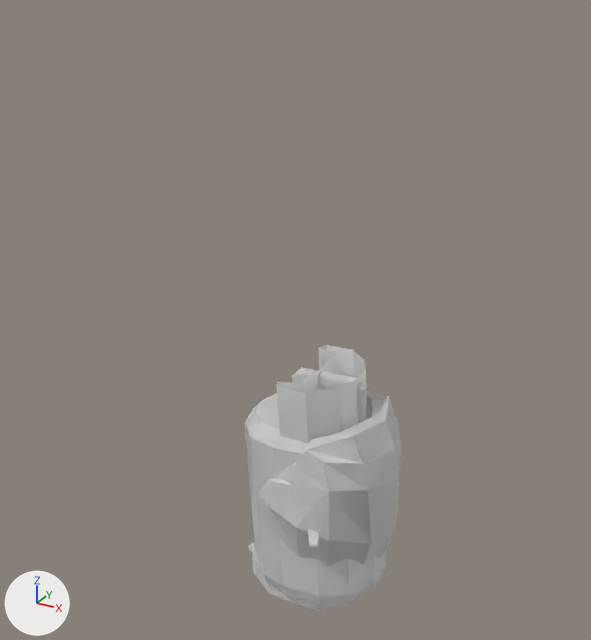
The Blender file blender/portal_gun_blueprints_white_and_blue.blend as it was, and as the next commit left it.
Rendered twice from a 50 mm lens placed at (12.2, -25.8, 13.2), pointed at (-3.4, 2.4, -0.9). Every picture has the same lights, and +X, +Y and +Z are marked at lower left. The same objects are shown in both versions, whatever each file hides.

The first picture shows 'front_core.001', 'front_shell', 'rear_core.002'.
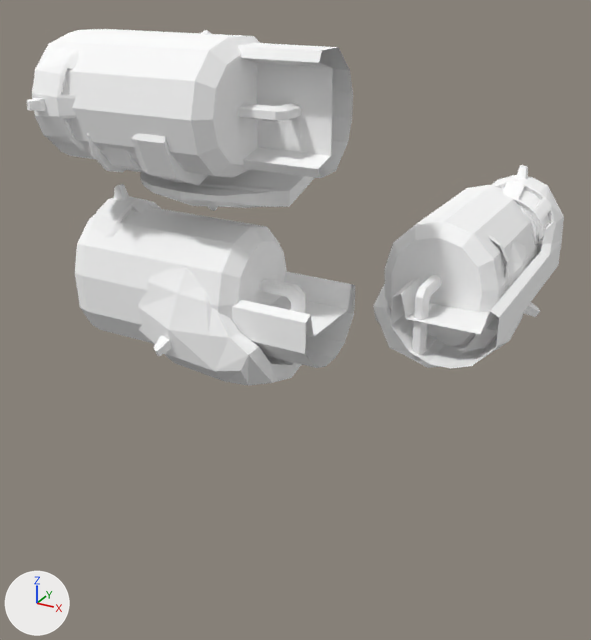
Changed parts and their boxes (x1, y1, x2, y2) in the pictures (591 x 640 px):
'rear_core.002', moved, turned
    before: (244, 367, 386, 604)
    after: (34, 29, 301, 178)
'front_shell', moved, turned
    before: (257, 390, 401, 567)
    after: (138, 268, 302, 386)
'rear_core', turned (not visible before)
    after: (75, 208, 305, 343)
'front_core.001', moved, turned
    before: (248, 345, 366, 611)
    after: (391, 165, 564, 369)
'front_core.002', moved, turned (not visible before)
    after: (27, 43, 353, 178)
'rear_core.001', moved, turned (not visible before)
    after: (385, 184, 537, 361)
'front_core', moved, turned (not visible before)
    after: (91, 184, 355, 368)
'front_shell.002', moved, turned (not visible before)
    after: (140, 30, 314, 211)
'barrel.002', moved, turned (not visible before)
    after: (87, 133, 208, 186)
'front_shell.001', moved, turned (not visible before)
    after: (373, 241, 540, 368)

Diff of the bpy script that builds the scene:
```diff
--- a/blender/portal_gun_blueprints_white_and_blue.blend.py
+++ b/blender/portal_gun_blueprints_white_and_blue.blend.py
@@ ob_rear_core_002 @@
 ob_rear_core_002 = bpy.data.objects.new('rear_core.002', me_w_portalgun_reference_dmx_007)
-ob_rear_core_002.location = (0.0, 0.0, 0.0)
+ob_rear_core_002.location = (0.0, 0.0, 9.0)
+ob_rear_core_002.rotation_euler = (1.571, 0.0, 1.63)  # degrees (90, 0, 93)
@@ ob_rear_core_001 @@
 ob_rear_core_001 = bpy.data.objects.new('rear_core.001', me_w_portalgun_reference_dmx_006)
-ob_rear_core_001.location = (0.0, 0.0, 0.0)
+ob_rear_core_001.location = (3.0, 0.0, 0.0)
+ob_rear_core_001.rotation_euler = (0.0, 1.63, -1.571)  # degrees (0, 93, -90)
@@ ob_rear_core @@
 ob_rear_core.location = (0.0, 0.0, 0.0)
+ob_rear_core.rotation_euler = (0.0, 1.63, 0.0)  # degrees (0, 93, 0)
@@ ob_front_core_002 @@
 ob_front_core_002 = bpy.data.objects.new('front_core.002', me_w_portalgun_reference_dmx_011)
-ob_front_core_002.location = (0.0, 0.0, 0.0)
+ob_front_core_002.location = (1.0, 0.0, 9.0)
+ob_front_core_002.rotation_euler = (1.571, 0.0, 1.63)  # degrees (90, 0, 93)
@@ ob_front_core_001 @@
 ob_front_core_001 = bpy.data.objects.new('front_core.001', me_w_portalgun_reference_dmx_010)
-ob_front_core_001.location = (0.0, 0.0, 0.0)
+ob_front_core_001.location = (4.0, 0.0, 0.0)
+ob_front_core_001.rotation_euler = (0.0, 1.63, -1.571)  # degrees (0, 93, -90)
@@ ob_front_core @@
 ob_front_core = bpy.data.objects.new('front_core', me_w_portalgun_reference_dmx_005)
-ob_front_core.location = (0.0, 0.0, 0.0)
+ob_front_core.location = (1.0, 0.0, 0.0)
+ob_front_core.rotation_euler = (0.0, 1.63, 0.0)  # degrees (0, 93, 0)
@@ ob_barrel_002 @@
 ob_barrel_002 = bpy.data.objects.new('barrel.002', me_w_portalgun_reference_dmx_013)
-ob_barrel_002.location = (0.0, 0.0, 0.0)
+ob_barrel_002.location = (2.0, 0.0, 8.0)
+ob_barrel_002.rotation_euler = (1.571, 0.0, 1.63)  # degrees (90, 0, 93)
@@ ob_front_shell_002 @@
 ob_front_shell_002 = bpy.data.objects.new('front_shell.002', me_w_portalgun_reference_dmx_015)
-ob_front_shell_002.location = (0.0, 0.0, 0.0)
+ob_front_shell_002.location = (1.0, 0.0, 8.0)
+ob_front_shell_002.rotation_euler = (1.571, 0.0, 1.63)  # degrees (90, 0, 93)
@@ ob_front_shell_001 @@
 ob_front_shell_001 = bpy.data.objects.new('front_shell.001', me_w_portalgun_reference_dmx_014)
-ob_front_shell_001.location = (0.0, 0.0, 0.0)
+ob_front_shell_001.location = (3.0, 0.0, 0.0)
+ob_front_shell_001.rotation_euler = (0.0, 1.63, -1.571)  # degrees (0, 93, -90)
@@ ob_front_shell @@
 ob_front_shell = bpy.data.objects.new('front_shell', me_w_portalgun_reference_dmx_002)
-ob_front_shell.location = (0.0, 0.0, 0.0)
+ob_front_shell.location = (1.0, 0.0, 0.0)
+ob_front_shell.rotation_euler = (0.0, 1.63, 0.0)  # degrees (0, 93, 0)
```
